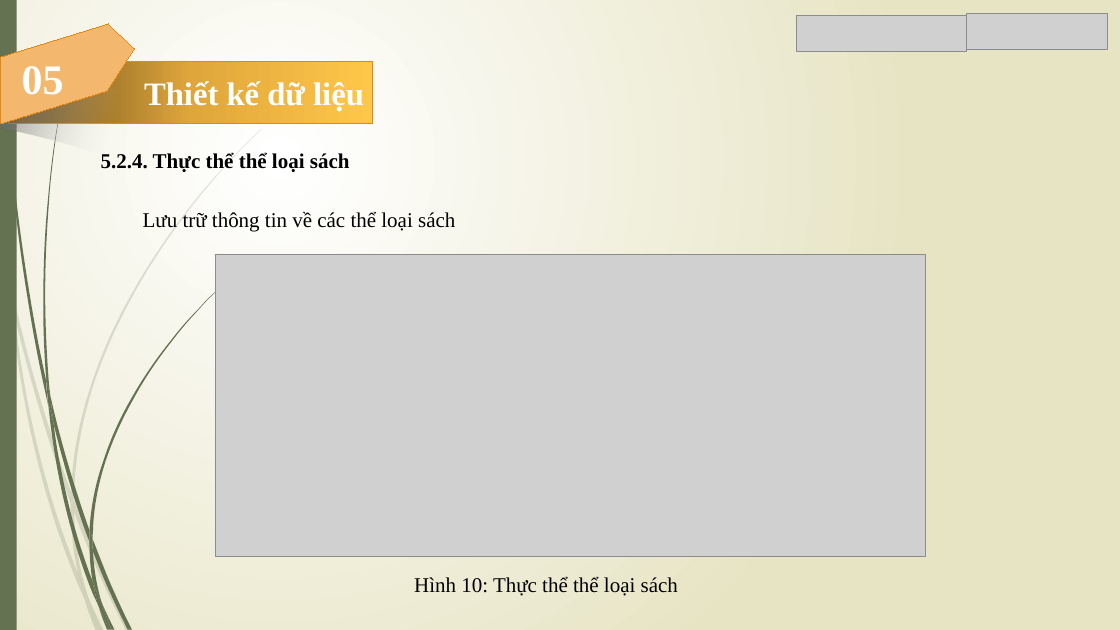
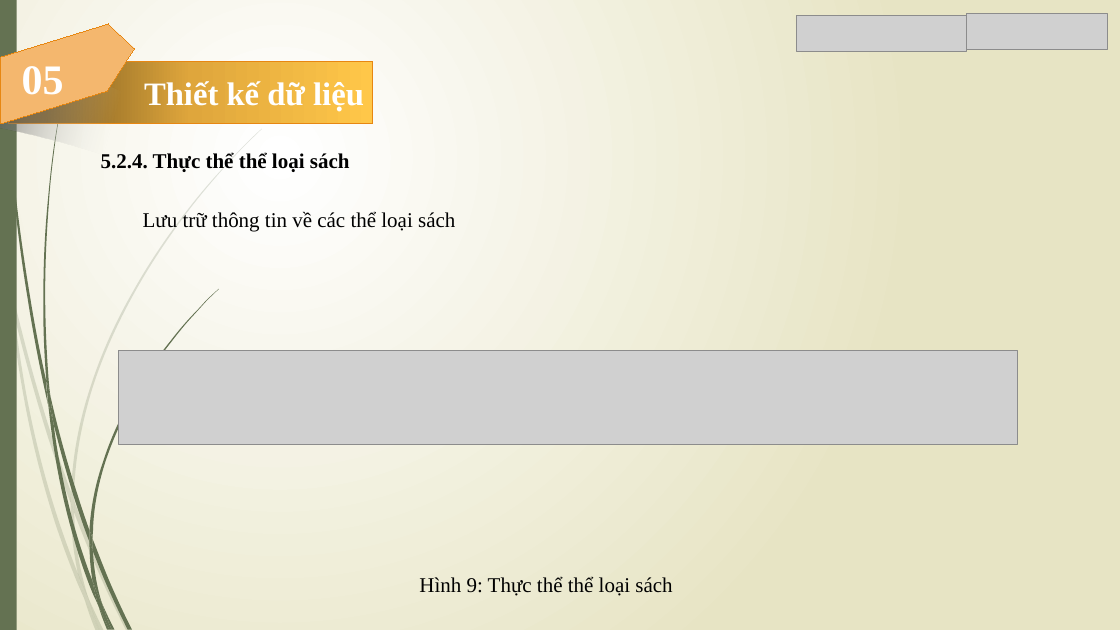
Before and after one commit to Trong-Nhan/Do_An_Ky_Cuoi, a slide deck: slide 9 of Slide Đồ Án.pptx. Drawn at 1120x630 pixels with LibreOffice and Linux fonts; fonts in the diff are those of the drawing; grey boxes stand for pictures. Boxes give left, top, right and bottom in pixels: in the first picture for what was removed or moved away, otherwise in the second. Text is boxed around its words. In the diff, an @@ line names an element or a change of style, - is before the commit and + after.

```diff
--- a/Slide Đồ Án.pptx
+++ b/Slide Đồ Án.pptx
@@ picture removed at (216,255,926,556) @@
@@ picture added at (118,350,1017,444) @@
@@ text at (419,577,672,596): text changed @@
-Hình 10: Thực thể thể loại sách
+Hình 9: Thực thể thể loại sách
```
Also in this commit, not shown: 7 other slides changed, 12 other files.
